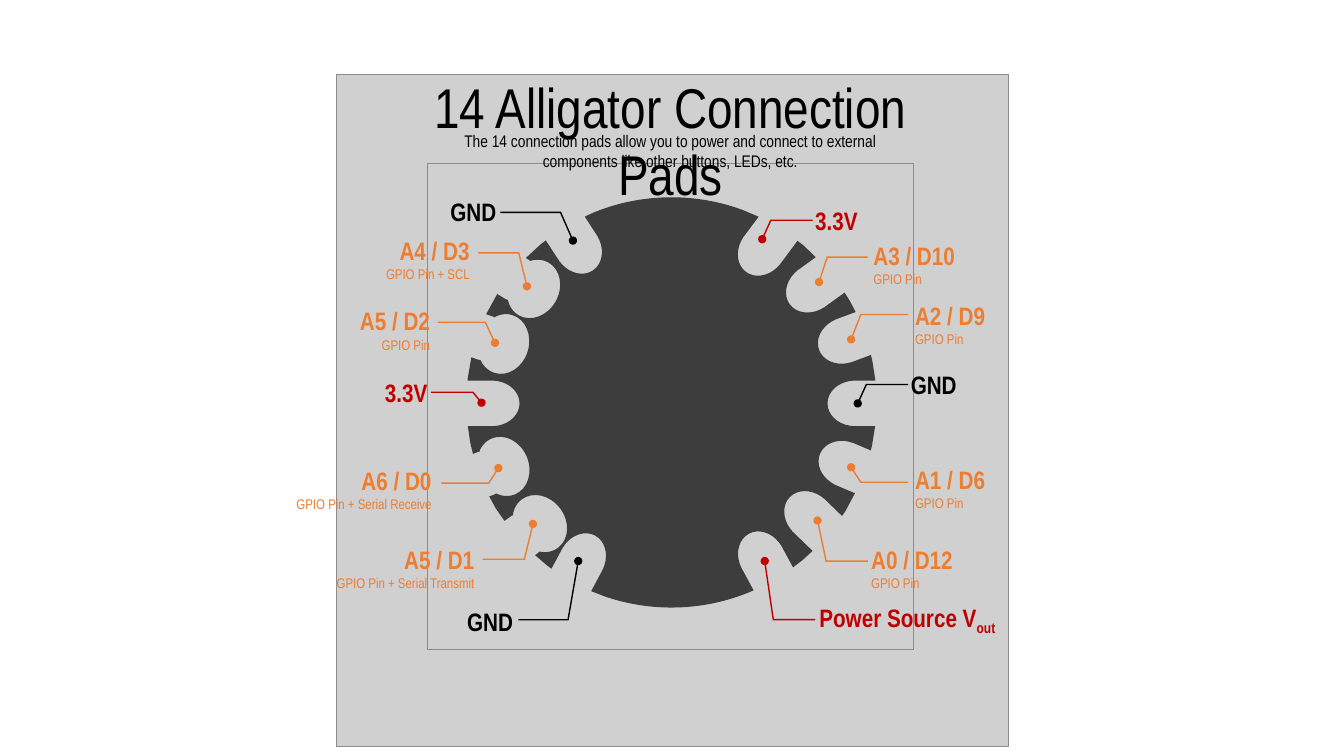
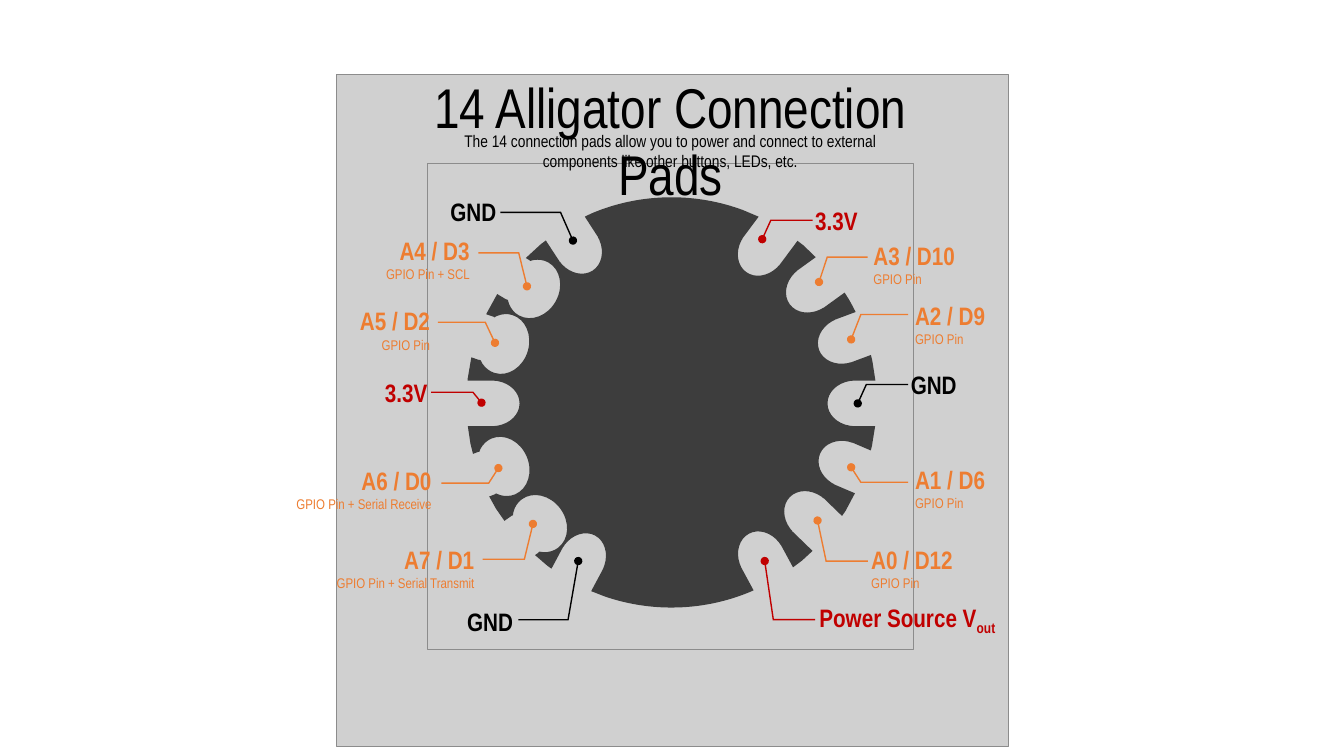
Before and after one commit to makeabilitylab/physcomp-assets, a slide deck: slide 12 of cpx/CPX.pptx. Drawn at 1344x756 pixels with LibreOffice and Linux fonts; fonts in the diff are those of the drawing; grey boxes stand for pictures; background and template pictures are left out. Boxes give left, top, right and bottom in pixels: in the first picture for what was removed or moved away, otherwise in the second. Text is boxed around its words. In the diff, an @@ line names an element or a change of style, - is before the commit and + after.

```diff
--- a/cpx/CPX.pptx
+++ b/cpx/CPX.pptx
@@ text at bbox=[337, 548, 474, 588]: text changed @@
-A5 / D1
-GPIO Pin + Serial Transmit
+A7 / D1
+GPIO Pin + Serial Transmit
```
Also in this commit, not shown: 1 other slide changed, 1 slide added, 1 other file.
